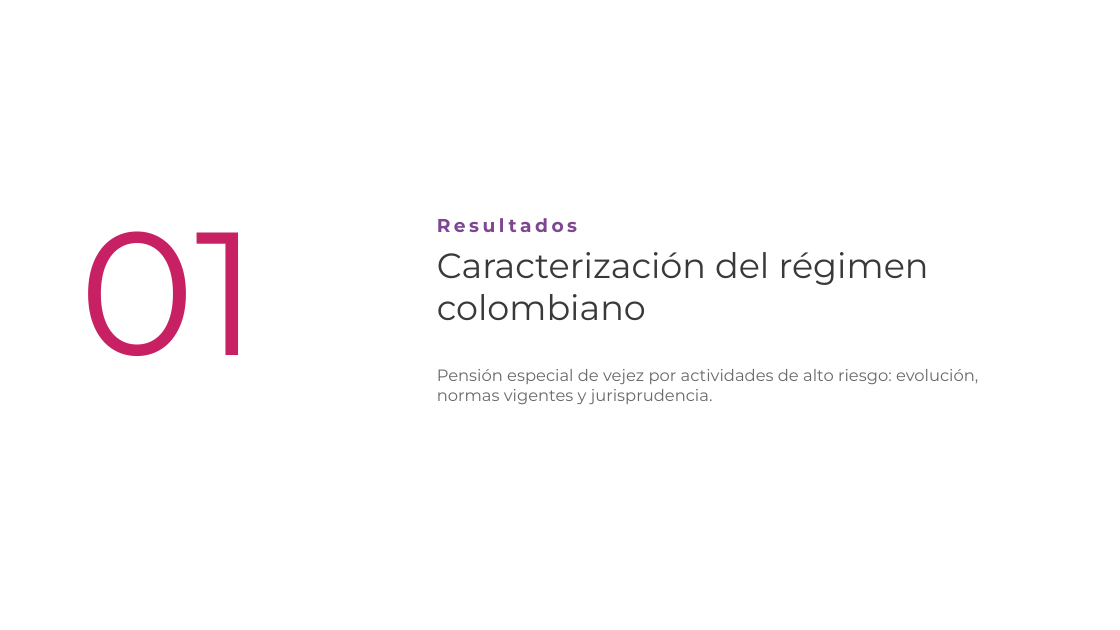
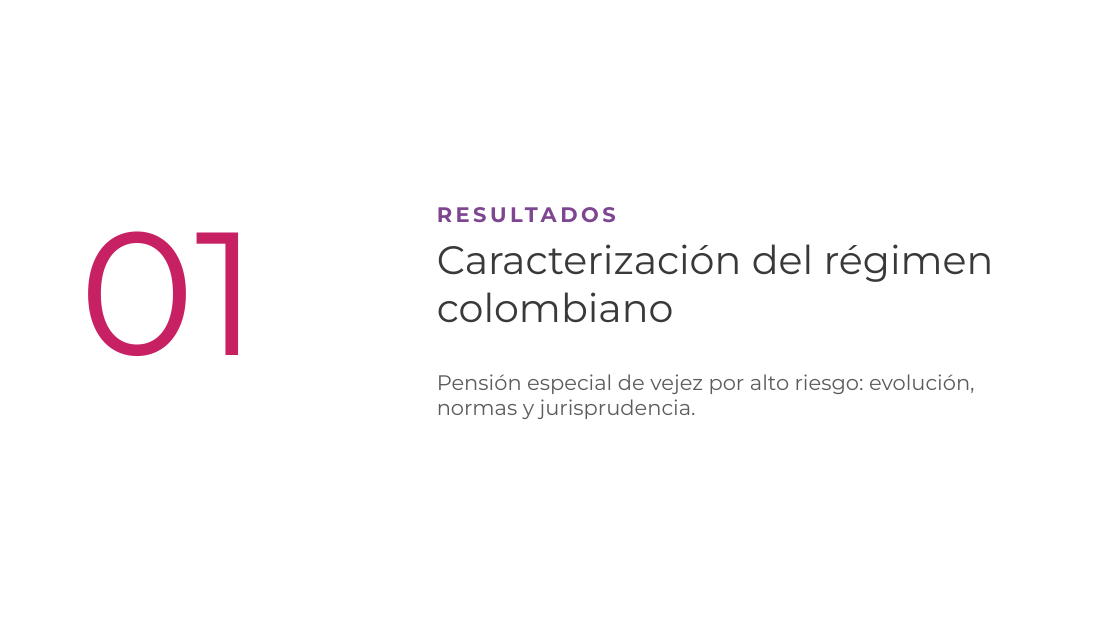
Before and after one commit to davidpinto01222003-jpg/EXTRAPROCESAL, a slide deck: slide 9 of sustentacion/Sustentacion_Pensiones_Riesgos_Laborales_Mineria_UPB.pptx. Drawn at 1120x630 pixels with LibreOffice and Linux fonts; fonts in the diff are those of the drawing; background and template pictures are left out. Boxes give left, top, right and bottom in pixels: in the first picture for what was removed or moved away, otherwise in the second. Text is boxed around its words. In the diff, an @@ line names an element or a change of style, - is before the commit and + after.

```diff
--- a/sustentacion/Sustentacion_Pensiones_Riesgos_Laborales_Mineria_UPB.pptx
+++ b/sustentacion/Sustentacion_Pensiones_Riesgos_Laborales_Mineria_UPB.pptx
@@ text "Caracterización del régimen colombiano": place and size @@
-text "Caracterización del régimen colombiano" at (437, 252, 929, 320)
+text "Caracterización del régimen colombiano" at (437, 244, 994, 322)
@@ text "Caracterización del régimen colombiano" at (437, 244, 994, 322): size 30 to 34 pt @@
@@ text at (437, 218, 577, 232): text changed; size 16 to 18 pt @@
-Resultados
+RESULTADOS
@@ text at (437, 374, 975, 419): text changed; size 14 to 18 pt; text colour #6B6868 to #5E5B5B @@
-Pensión especial de vejez por actividades de alto riesgo: evolución, normas vigentes y jurisprudencia.
+Pensión especial de vejez por alto riesgo: evolución, normas y jurisprudencia.
```
Also in this commit, not shown: 23 other slides changed, 1 slide added, 1 other file.
